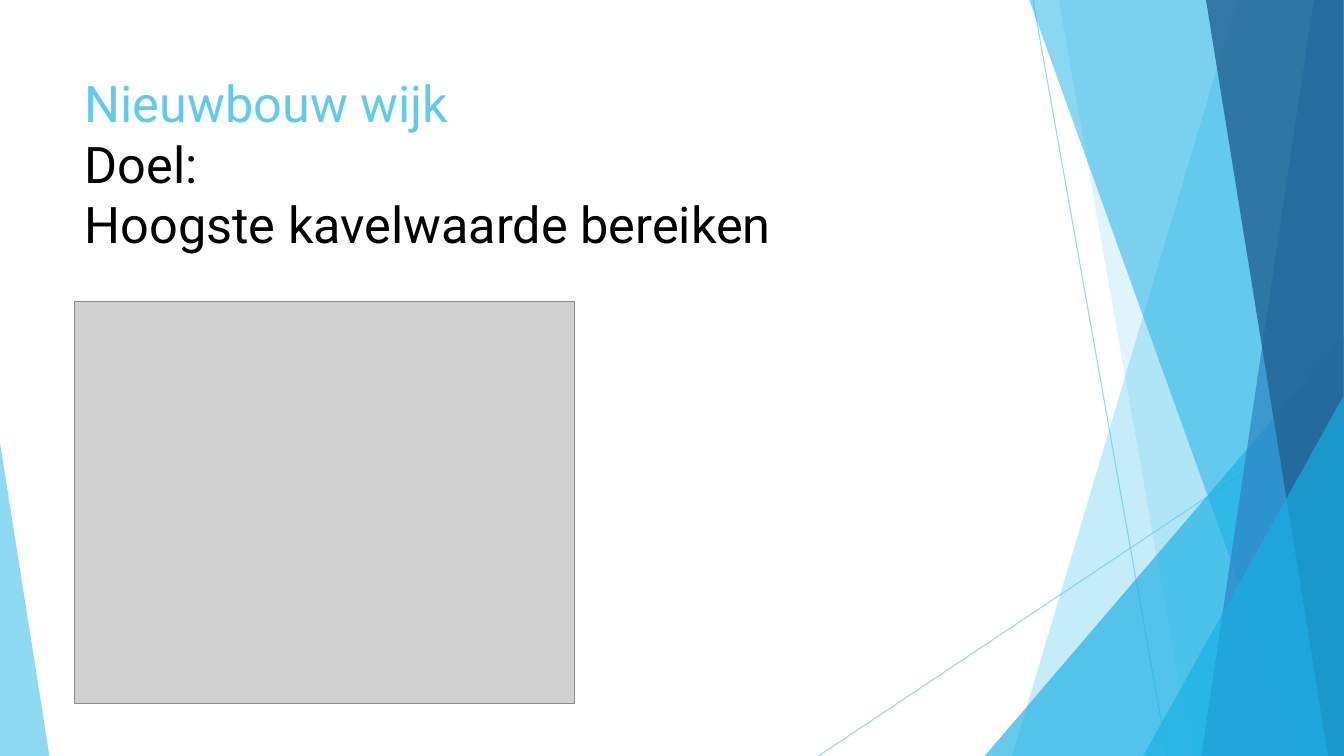
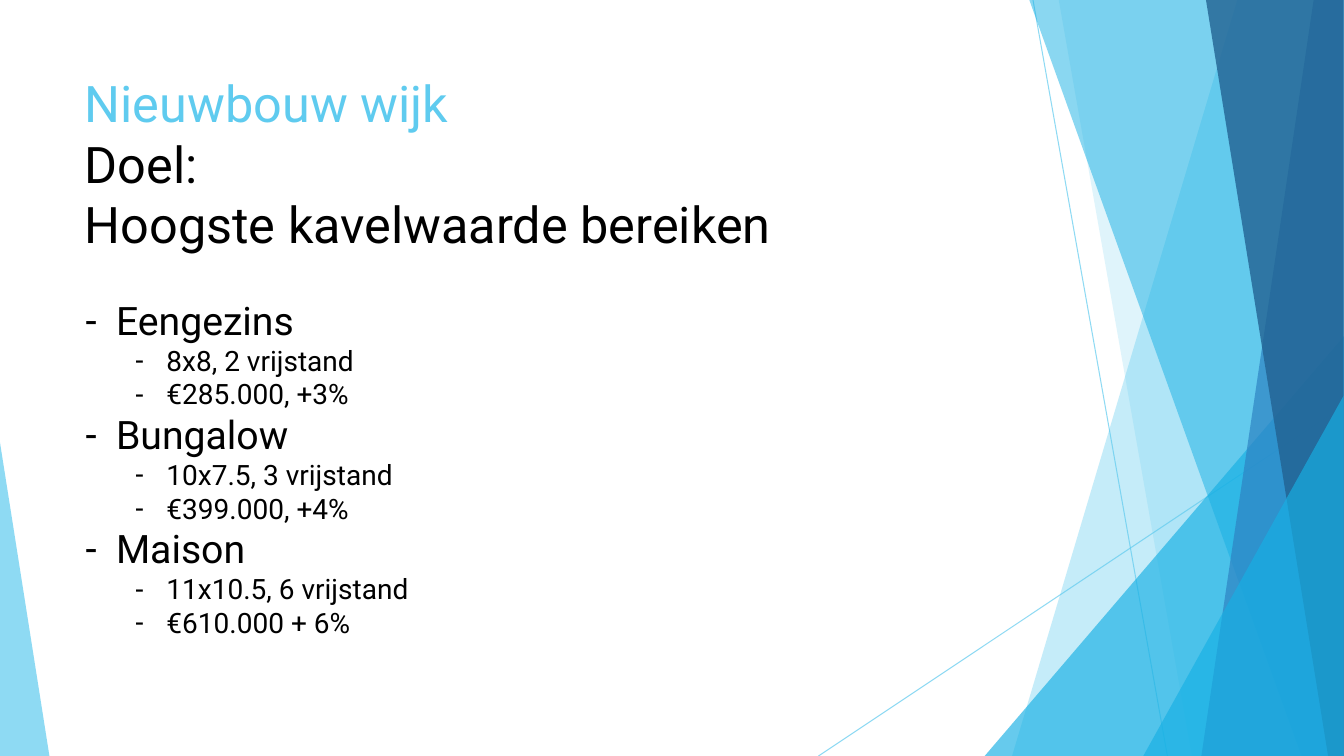
Before and after one commit to roosgreven/Heuristieken, a slide deck: slide 2 of files/presentatie heuristieken.pptx. Drawn at 1344x756 pixels with LibreOffice and Linux fonts; fonts in the diff are those of the drawing; grey boxes stand for pictures. Boxes give left, top, right and bottom in pixels: in the first picture for what was removed or moved away, otherwise in the second. Text is boxed around its words. In the diff, an @@ line names an element or a change of style, - is before the commit and + after.

```diff
--- a/files/presentatie heuristieken.pptx
+++ b/files/presentatie heuristieken.pptx
@@ picture removed at (75, 301, 575, 704) @@
@@ text added at (116, 306, 409, 634), 20 pt, text #000000 @@
+– Eengezins
+  – 8x8, 2 vrijstand
+  – €285.000, +3%
+– Bungalow
+  – 10x7.5, 3 vrijstand
+  – €399.000, +4%
+– Maison
+  – 11x10.5, 6 vrijstand
+  – €610.000 + 6%
```
Also in this commit, not shown: 1 other slide changed, 4 slides added, 8 slides removed, 8 other files.
